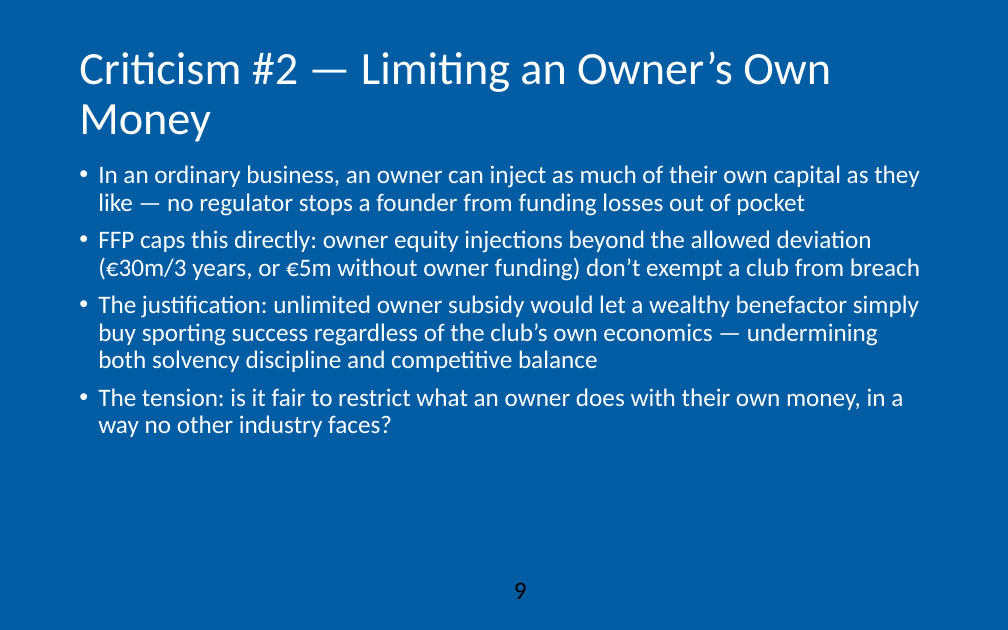
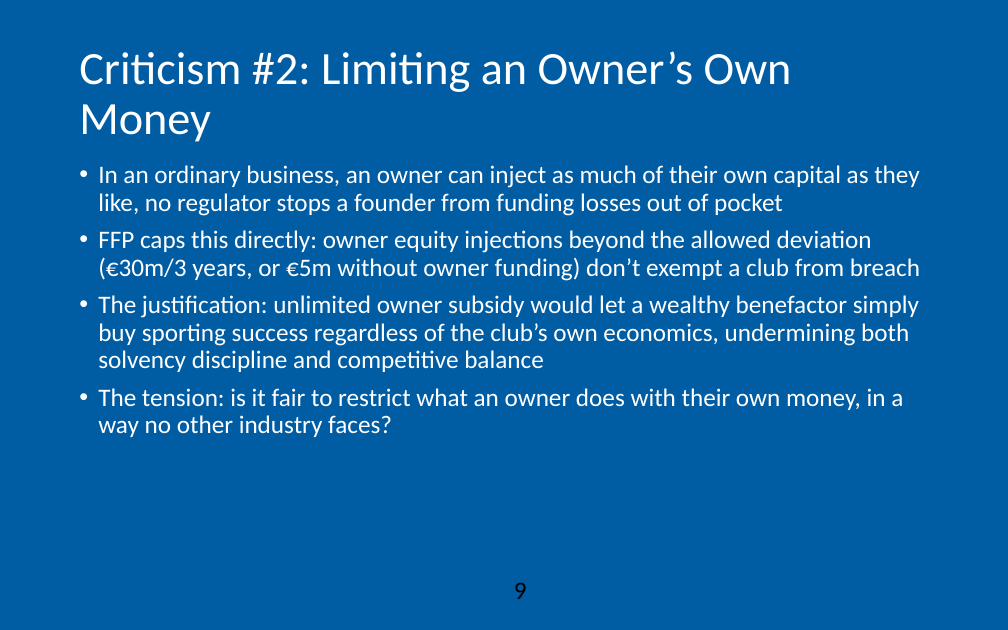
Before and after one commit to AEGDDI/idr305, a slide deck: slide 9 of lectures/L11.pptx. Drawn at 1008x630 pixels with LibreOffice and Linux fonts; fonts in the diff are those of the drawing; background and template pictures are left out. Boxes give left, top, right and bottom in pixels: in the first picture for what was removed or moved away, otherwise in the second. Text is boxed around its words. In the diff, an @@ line names an element or a change of style, - is before the commit and + after.

```diff
--- a/lectures/L11.pptx
+++ b/lectures/L11.pptx
@@ title at bbox=[79, 51, 792, 142]: text changed @@
-Criticism #2 — Limiting an Owner’s Own Money
+Criticism #2: Limiting an Owner’s Own Money
@@ text at bbox=[98, 165, 919, 216]: text changed @@
-• In an ordinary business, an owner can inject as much of their own capital as they like — no regulator stops a founder from funding losses out of pocket
+• In an ordinary business, an owner can inject as much of their own capital as they like, no regulator stops a founder from funding losses out of pocket
@@ text at bbox=[98, 295, 919, 372]: text changed @@
-• The justification: unlimited owner subsidy would let a wealthy benefactor simply buy sporting success regardless of the club’s own economics — undermining both solvency discipline and competitive balance
+• The justification: unlimited owner subsidy would let a wealthy benefactor simply buy sporting success regardless of the club’s own economics, undermining both solvency discipline and competitive balance
```
Also in this commit, not shown: 11 other slides changed, 2 other files.
